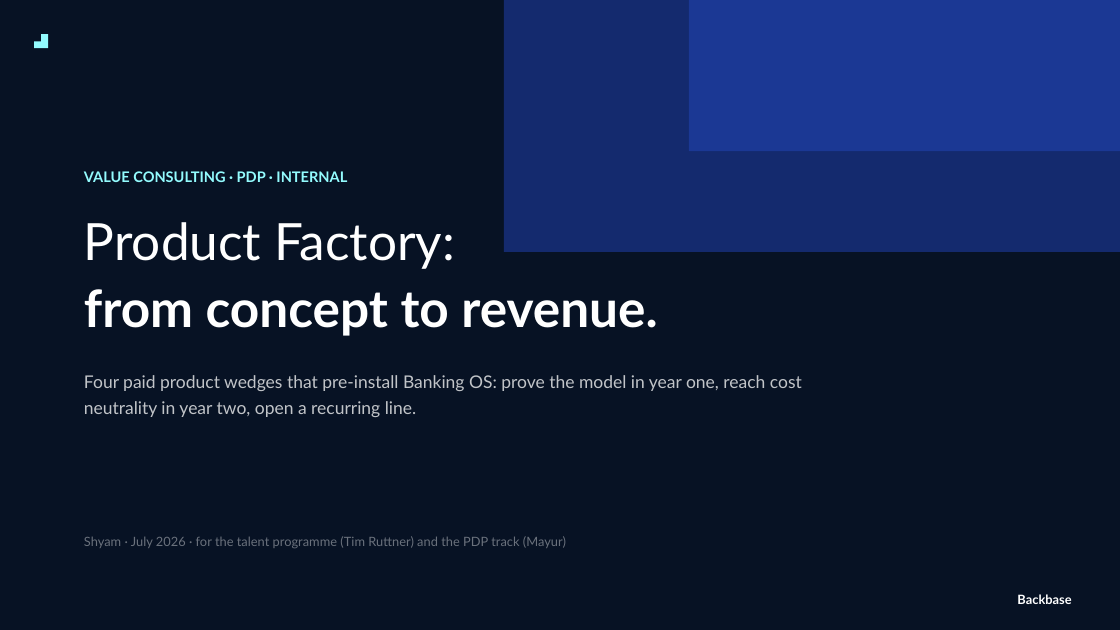
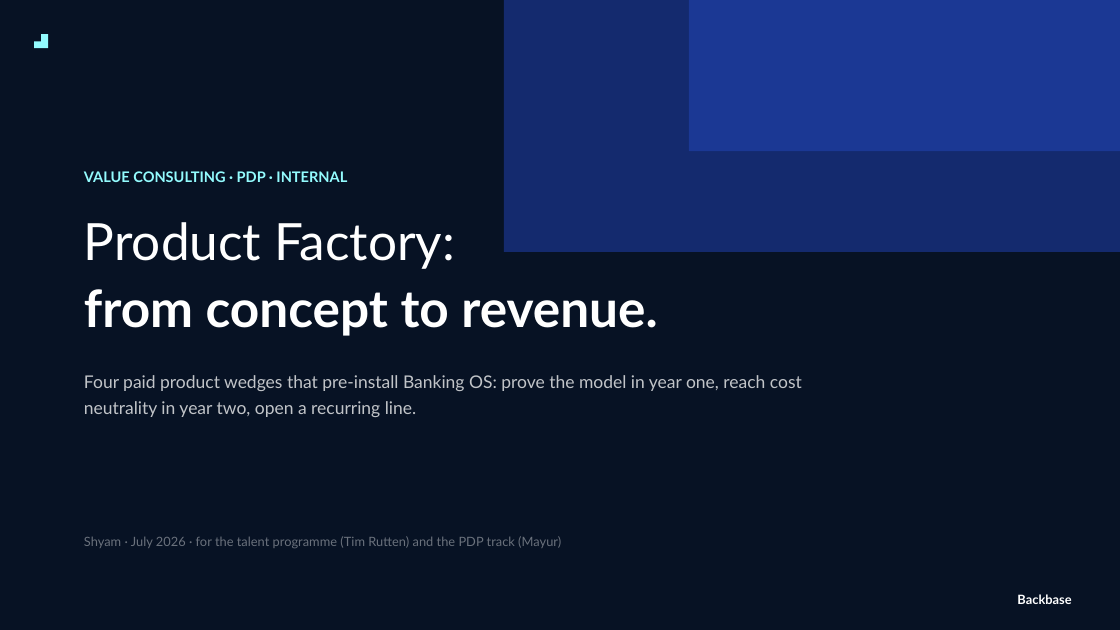
Before and after one commit to shyammohan160489-sys/value-consulting-agents, a slide deck: slide 1 of Engagement/Internal/vc-monetization-pdp/Output/Product_Factory_Execution_Plan_Exhibit.pptx. Drawn at 1120x630 pixels with LibreOffice and Linux fonts; fonts in the diff are those of the drawing. Boxes give left, top, right and bottom in pixels: in the first picture for what was removed or moved away, otherwise in the second. Text is boxed around its words. In the diff, an @@ line names an element or a change of style, - is before the commit and + after.

```diff
--- a/Engagement/Internal/vc-monetization-pdp/Output/Product_Factory_Execution_Plan_Exhibit.pptx
+++ b/Engagement/Internal/vc-monetization-pdp/Output/Product_Factory_Execution_Plan_Exhibit.pptx
@@ text at bbox=[84, 536, 561, 548]: text changed @@
-Shyam · July 2026 · for the talent programme (Tim Ruttner) and the PDP track (Mayur)
+Shyam · July 2026 · for the talent programme (Tim Rutten) and the PDP track (Mayur)
```
Also in this commit, not shown: 4 other files.
